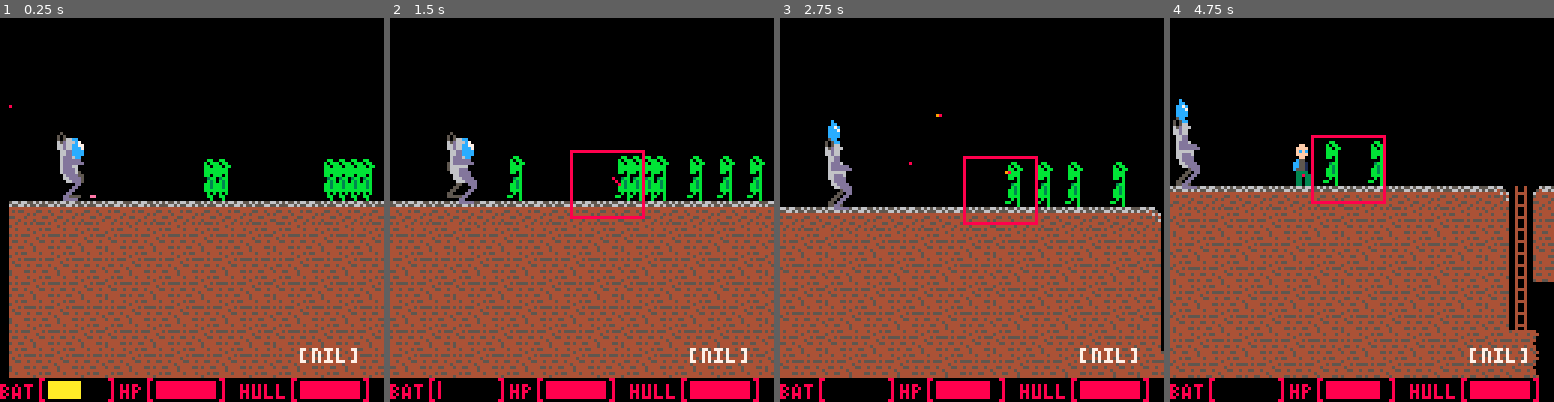
Above: before the commit, frames 1-4 (left to right).
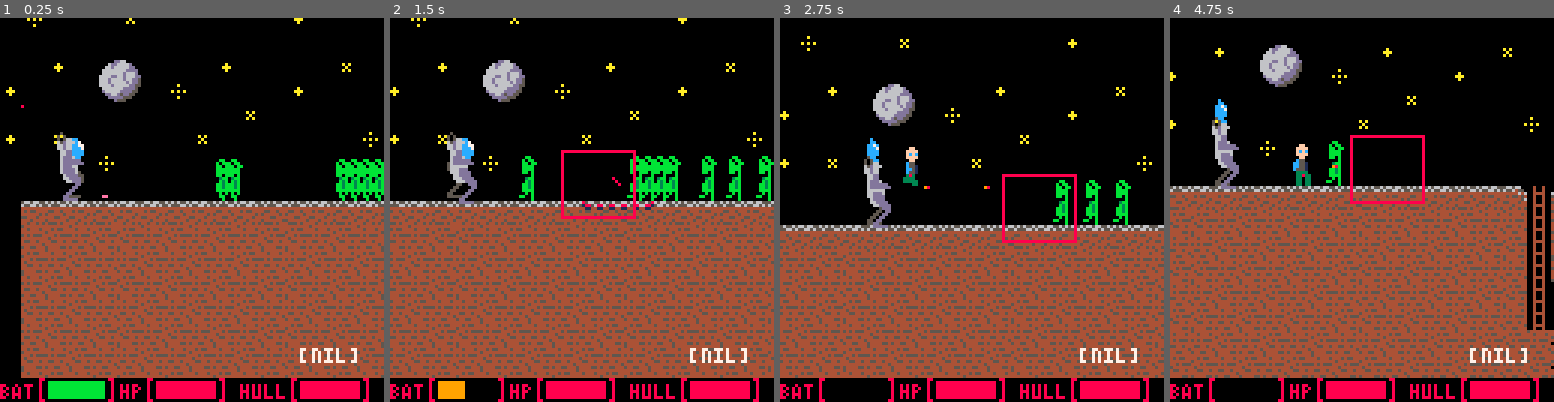
Above: after the commit, the same moments.

Repository: M2tias/LD39
Game: PICO-8 cartridge carts/mech.p8
Same seed, same stepped clock (60 frames per second), same inputs: the game is played once before the commit and once after it.
Inputs:
- Up to frame 1 (0.25 s): no input
- Up to frame 2 (1.5 s): tap X (X key) at 0.33, 1.07 s; tap O (Z key) at 0.7 s
- Up to frame 3 (2.75 s): hold Right 1.6-2.1 s; tap O (Z key) at 1.7, 2.1, 2.5 s; tap X (X key) at 1.85 s; hold Up 2.15-2.42 s; hold Right from 2.47 s (still down)
- Up to frame 4 (4.75 s): tap O (Z key) every 0.4 s from 2.9 to 4.5 s; tap X (X key) at 2.97, 4.08 s; release Right at 3.03 s; hold Left 3.08-3.58 s; hold Down 3.63-3.97 s; hold Right 4.02-4.68 s; hold Up from 4.73 s (still down)

The runs differ from the first frame. In frame 1, 18% of the frame differs, in the area x 1-100%, y 0-100%; in frame 2, 20%; in frame 3, 22%, in the area x 0-100%, y 4-100%; in frame 4, 21%.

Commit message:
Damage balancing, backdrop, targeting

Diff:
--- a/carts/mech.p8
+++ b/carts/mech.p8
@@ -6,9 +6,6 @@
 ---------
 - draw bullets for mech (use the same as char?)
 
-- levels
-	+ good spacing
-	+ battery should last if good strat is used
 - overground enemies don't stay grouped up when coming to the screen
 - overground enemies need health and mech should deal more damage than char
 
@@ -24,6 +21,11 @@
 - animate char's walking
 - animate shooting, mech --bugged to hell
 - animate walking, mech
+- remove 4th battery on one dungeon
+- levels
+	+ good spacing
+	+ battery should last if good strat is used
+- backdrop?
 
 ]]--
 
@@ -47,12 +49,19 @@
 cam.x = 64
 cam.y = 64
 
+backdrop = {}
+backdrop.x = 0
+backdrop.max_x = 55
+backdrop.y = 48
+backdrop.w = 32
+backdrop.h = 8
+
 mech = {}
 mech.x = 0
 mech.y = 0
-mech.sprx = 12 --60*8
+mech.sprx = 8 --60*8
 mech.spry = 11
-mech.battery = 6
+mech.battery = 10
 mech.hull = 10
 mech.inv_time = 2
 mech.inv_timer = 0
@@ -110,7 +119,7 @@
 					animated = true,
 					sprite = 74,
 					underground = false,
-					health = 2
+					health = 4
 				})
 				add(enemies, {
 					x = x*8+4,
@@ -122,7 +131,7 @@
 					animated = true,
 					sprite = 74,
 					underground = false,
-					health = 2
+					health = 4
 				})
 				mset(x, y, 0)
 			end
@@ -312,7 +321,11 @@
 				end
 				--todo: detect collisions
 			elseif(og_moving) then
-				enemy.x = enemy.x - 0.5
+				if(char.inside) then
+					enemy.x = enemy.x - 0.5
+				else
+					enemy.x = enemy.x - 0.75
+				end
 			end
 		end
 
@@ -483,14 +496,14 @@
 end
 
 function mech_shoot()
-	add(bullets, {x = mech.sprx, y = mech.spry+7, dir = false, damage = 2})
+	add(bullets, {x = mech.sprx, y = mech.spry+7, dir = false, damage = 4})
 	sfx(1)
 	mech.battery = mech.battery - 1
 	mech.shooting = true
 end
 
 function mech_rockets()
-	add(rockets, {x = mech.sprx, y = mech.spry+1, dx = mech.sprx + 100, dy = mech.spry-mech.height, step = 1, explode = false, damage = 4})
+	add(rockets, {x = mech.sprx, y = mech.spry+1, dx = mech.sprx + 100, dy = mech.spry-mech.height, step = 1, explode = false, damage = 8})
 	sfx(1)
 	mech.battery = mech.battery - 2
 	mech.shooting = true
@@ -604,14 +617,19 @@
 	if(char.inside) then
 		cam.x = mech.sprx-20
 		cam.y = mech.spry-40
-		camera(cam.x, cam.y) -- todo hysteresis
 	else
 		cam.x = char.x-40
 		cam.y = char.y-40
-		camera(cam.x, cam.y) -- todo hysteresis
-	end
-
-	map(0, 0, 0, 0, 128, 32)
+	end
+
+	-- backdrop
+	camera(0, cam.y)
+	map(0, backdrop.y, -backdrop.x, -32, backdrop.w, backdrop.h)
+	backdrop.x = 0.1*cam.x
+
+	camera(cam.x, cam.y) -- todo hysteresis
+
+	map(0, 0, 0, 0, 128, 44)
 	--map(mech.x, mech.y, 0, 0, 16, 16)
 	--debug/animation stuff
 	step = (step + 1) % 2
@@ -653,6 +671,13 @@
 			spr(72, mech.sprx, mech.spry+4)
 		end
 		spr(73, mech.sprx-1, mech.spry-2)
+	end
+
+	-- rocket targeting system
+	if(mech.battery > 0 and fstep == 0 and char.inside) then
+		spr(121, mech.sprx+44, 3*8+5)
+		spr(122,  mech.sprx+52, 3*8+5)
+		spr(123,  mech.sprx+60, 3*8+5)
 	end
 
 	-- battery
@@ -885,168 +910,168 @@
 
 
 __gff__
-0001010101010108000000000000000000010100000000000000000000000000000101000000000000000000000000000000000000000000000000000000000000000000000000000000100000400204000000000000000000000000000000000000000000000000000020000000000000000000000000000000000000000000
+0001010101010108000000000000000000010100000000000000000000000000000101000000000080808080808000000000000000000000010101010101000000000000000000000000100000400204000000000000000000000000000000000000000000000000000020000000000000000000000000000000000000000000
 0000000000000000000000000000000000000000000000000000000000000000000000000000000000000000000000000000000000000000000000000000000000000000000000000000000000000000000000000000000000000000000000000000000000000000000000000000000000000000000000000000000000000000
 __map__
 0000000000000000000000000000000000000000000000000000000000000000000000000000000000000000000000000000000000000000000000000000000000000000000000000000000000000000000000000000000000000000000000000000000000000000000000000000000000000000000000000000000000000000
 0000000000000000000000000000000000000000000000000000000000000000000000000000000000000000000000000000000000000000000000000000000000000000000000000000000000000000000000000000000000000000000000000000000000000000000000000000000000000000000000000000000000000000
-00000000000000004a000000004a4a004a4a000000000000000000000000000000000000004a4a4a00004a00004a4a4a00000000000000000000004a4a00004a4a4a4a004a0000000000000000000000000000000000000000000000000000000000000000000000000000000000000000000000000000000000000000000000
-0000004d000000000000000000000000000000004d00000000000000004d00000000000000000000000000004d0000000000004d000000000000000000000000004d0000000000000000000000000000000000000000000000000000000000000000000000000000000000000000000000000000000000000000000000000000
-0102010201010201020102020102010201114e21021200220201020102010201020112002201020102010201114e210201020102110022114e2102010202020102014e01021100000022010201020102010201020102010201020102010201020102010201020102010201020102010201020102010201020102010201020102
-0304030404030403040304040304030403034e03040300030403040304030403040304000403040304030403044e040304040304030003044e0304030304040304034e03040400000004030403040304030403040304030403040304030403040304030403040304030403040304030403040304030403040304030403040304
-0403040303040304030403030403040304044e04030400040304030403040304030403000304030400000000034e0300000000000000044e4e0403040403000000004e00030307000003040304030403040304030403040304030403040304030403040304030403040304030403040304030403040304030403040304030403
-0304030404030403040304040304030403034e03040300030403040304030403040304000403040000000000044e0400000000000000034e4e03040303044e6a6a6a4e6a040403000004030403040304030403040304030403040304030403040304030403040304030403040304030403040304030403040304030403040304
-0403040303040304030403030403040304044e00000000040304030403040304030403000304000000040000034e0300074f07000700044e0304030404034e0403040304030300000003040304030403040304030403040304030403040304030403040304030403040304030403040304030403040304030403040304030403
-0304030404030403040304040304030403034e00000707030403040304030403040304000000000004030000044e0400040403040304034e0403040303044e0304030403040400000004030403040304030403040304030403040304030403040304030403040304030403040304030403040304030403040304030403040304
-040304030304030403040303040304030404032433030403040304040304030403040300004f000403040000034e0300030304000000004e0304030404034e0403040304030300000003040304030403040304030403040304030403040304030403040304030403040304030403040304030403040304030403040304030403
-0304030404030403040304040304030403030424000000000000000000030403040304030403040304000000044e0400040400004f6a006a0403040303044e0304030403040400000004030403040304030403040304030403040304030403040304030403040304030403040304030403040304030403040304030403040304
-040304030304030403040303040304030404032400000000004f4f4f6a0403040304030403040304004f0000034e03000300006a040304030304030404034e0403040304030300070703040304030403040304030403040304030403040304030403040304030403040304030403040304030403040304030403040304030403
-030403040403040304030404030403040303040304030703040304030403040304030403040304004f030000044e040000006a04034e0000000000000000000304030403040400040304030403040304030403040304030403040304030403040304030403040304030403040304030403040304030403040304030403040304
-0403040303040304030403030403040304040304030403040304030403040304030403040304030003040707034e0300006a0403044e6a6a6a6a6a6a6a6a6a0403040304030300000003040304030403040304030403040304030403040304030403040304030403040304030403040304030403040304030403040304030403
-0304030404030403040304040304030403030304040304030403040403030403040304030403040004030403044e044f00040304034e0304040304030404040304030403040400000004030403040304030403040304030403040304030403040304030403040304030403040304030403040304030403040304030403040304
-0403040303040304030403030403040304040403040403040304030304040304030403040304030000000000004e030403030403044e0403030403040303030403040304030300000003040304030403040304030403040304030403040304030403040304030403040304030403040304030403040304030403040304030403
-0304030404030403040304040304030403030404030404030403040403030403040304030403040000006a00004e040304040304034e0304040304030404040304030403040400000004030403040304030403040304030403040304030403040304030403040304030403040304030403040304030403040304030403040304
-04030403030403040304030304030403040403040304030403040304030403040304030403040304030403040304030403030403044e0000000000000000000003040304030300000003040304030403040304030403040304030403040304030403040304030403040304030403040304030403040304030403040304030403
-03040304040304030403040403040304030304030403040304030403040304030403040304030403040304030403040300000000004e0000000000000000000000030403040400000004030403040304030403040304030403040304030403040304030403040304030403040304030403040304030403040304030403040304
-04030403030403040304030304030403040304030304030403040304030403040403040304030403040304030000000000000000004e4f6a6a6a6a6a6a6a000000040304030307000003040304030403040304030403040304030403040304030403040304030403040304030403040304030403040304030403040304030403
-03040303040403040304030403040304030403040304030403040304030403040304030403040304030403044e004f004f04040303040304030303040303000000000004030403000004030403040304030403040304030403040304030403040304030403040304030403040304030403040304030403040304030403040304
-04030403040304030403040304030403040304030403040304030403040304030403040304030403040304034e030403040304030403040304030403040300004f000000040300000003040304030403040304030403040304030403040304030403040304030403040304030403040304030403040304030403040304030403
-03040304030403040304030403040304030403040304030403040304030403040304030403040304030403044e0403040304030403030403040403040304000003000000000400000004030403040304030403040304030403040304030403040304030403040304030403040304030403040304030403040304030403040304
-04030403040304030403040304030403040304030403040304030403040304030403040304030403040304034e0000000000000000000000000000000000000003000000000300000003040304030403040304030403040304030403040304030403040304030403040304030403040304030403040304030403040304030403
-03040304030403040304030403040304030403040304030403040304030403040304030403040304030403044e0000000000000000000000000000000000000303000300000000000004030403040304030403040304030403040304030403040304030403040304030403040304030403040304030403040304030403040304
-0403040304030403040304030403040304030403040304030403040304030403040304030403040304030403040304030403040307070707070707070707070704000400000000000703040304030403040304030403040304030403040304030403040304030403040304030403040304030403040304030403040304030403
-0304030403040304030403040304030403040304030403040304030403040304030403040304030403040304030403040304030403040304030403040304030403070307030000070304030403040304030403040304030403040304030403040304030403040304030403040304030403040304030403040304030403040304
-0403040304030403040304030403040304030403040304030403040304030403040304030403040304030403040304030403040304030403040304030403040304030403040304030403040304030403040304030403040304030403040304030403040304030403040304030403040304030403040304030403040304030403
+00000000000000004a000000004a4a004a4a000000000000000000000000000000000000004a4a4a00004a00004a4a4a00000000000000000000004a4a00004a4a4a4a004a000000004a00004a00004a00004a00004a00000000004a4a4a4a4a4a4a4a4a4a4a0000000000000000000000000000000000000000000000000000
+0000004d000000000000000000000000000000004d00000000000000004d00000000000000000000000000004d0000000000004d000000000000000000004d000000004d000000000000000000004d00000000004d0000000000004d000000000000000000000000000000000000000000000000000000000000000000000000
+0102010201010201020102020102010201114e21021200220201020102010201020112002201020102010201114e210201020102110022114e2102010202020102014e010211000021020102014e0102010201020102010201020102010201020102010201021100000000000022010201020102010201020102010201020102
+0304030404030403040304040304030403034e03040300030403040304030403040304000403040304030403044e040304040304030003044e0304030304040304034e030404000000040304034e0304030403040304030403040304030403040304030403040323000000003303040304040304030403040304030403040304
+0403040303040304030403030403040304044e04030400040304030403040304030403000304030400000000034e0300000000000000044e4e0403040403000000004e000303070000030403044e0403040304030403040304030403040304030403040304030424000000003404030403030403040304030403040304030403
+0304030404030403040304040304030403034e03040300030403040304030403040304000403040000000000044e0400000000000000034e4e03040303044e6a6a6a4e6a0404030000040304034e0304030403040304030403040304030403040304030403040323000000003303040304040304030403040304030403040304
+0403040303040304030403030403040304044e00000000040304030403040304030403000304000000040000034e0300074f07000700044e0304030404034e04030403040303000000030403044e4e03040304030403040304030403040304030403040304030424000000003404030404030403040304030403040304030403
+0304030404030403040304040304030403034e00000707030403040304030403040304000000000004030000044e0400040403040304034e0403040303044e03040304030404000000040304034e4e04030403040304030403040304030403040304030403040323000000003304030403040304030403040304030403040304
+040304030304030403040303040304030404032433030403040304040304030403040300004f000403040000034e0300030304000000004e0304030404034e0403040304030300000003040304004e03040304030403040304030403040304030403040304030423000000003403040304030403040304030403040304030403
+0304030404030403040304040304030403030424000000000000000000030403040304030403040304000000044e0400040400004f6a006a0403040303044e0304030403040400000004030403004e04030403040304030403040304030403040304030403040324000000003304030403040304030403040304030403040304
+040304030304030403040303040304030404032400000000004f4f4f6a0403040304030403040304004f0000034e03000300006a040304030304030404034e0403040304030300070703040304004e03040304030403040304030403040304030403040304030424000000003303040304030403040304030403040304030403
+030403040403040304030404030403040303040304030703040304030403040304030403040304004f030000044e040000006a04034e0000000000000000000304030403040400040304030403004e04030403040304030403040304030403040304030403040323000000003404030403040304030403040304030403040304
+0403040303040304030403030403040304040304030403040304030403040304030403040304030003040707034e0300006a0403044e6a6a6a6a6a6a6a6a6a0403040304030300000003040304004e03040304030403040304030403040304030403040304030424000000003303040304030403040304030403040304030403
+0304030404030403040304040304030403030304040304030403040403030403040304030403040004030403044e044f00040304034e0304040304030404040304030403040400000004030403004e04030403040304030403040304030403040304030403040323000000003404030403040304030403040304030403040304
+0403040303040304030403030403040304040403040403040304030304040304030403040304030000000000004e030403030403044e0403030403040303030403040304030300000003040304004e03040304030403040304030403040304030403040304030423000000003303040304030403040304030403040304030403
+0304030404030403040304040304030403030404030404030403040403030403040304030403040000006a00004e040304040304034e0304040304030404040304030403040400000004000000004e00000003040304030403040304030403040304030403040324000000003404030403040304030403040304030403040304
+04030403030403040304030304030403040403040304030403040304030403040304030403040304030403040304030403030403044e00000000000000000000030403040303000000036a6a6a00006a6a0004030403040304030403040304030403040304030424000000003303040304030403040304030403040304030403
+03040304040304030403040403040304030304030403040304030403040304030403040304030403040304030403040300000000004e0000000000000000000000030403040400000004030403040304034e03040304030403040304030403040304030403040323000000003304030403040304030403040304030403040304
+04030403030403040304030304030403040304030304030403040304030403040403040304030403040304030000000000000000004e4f6a6a6a6a6a6a6a000000040304030307000003000000000000000004030403040304030403040304030403040304030424000000003403040304030403040304030403040304030403
+03040303040403040304030403040304030403040304030403040304030403040304030403040304030403044e0000004f0404030304030403030304030300000000000403040300000400006a6a6a6a6a0003040304030403040304030403040304030403040323000000003304030403040304030403040304030403040304
+04030403040304030403040304030403040304030403040304030403040304030403040304030403040304034e030403040304030403040304030403040300004f0000000403000000034e0304030403040304030403040304030403040304030403040304030423000000003403040304030403040304030403040304030403
+03040304030403040304030403040304030403040304030403040304030403040304030403040304030403044e04030403040304030304030404030403040000030000000004000000044e0403040304030403040304030403040304030403040304030403040324191a1b1c3304030403040304030403040304030403040304
+04030403040304030403040304030403040304030403040304030403040304030403040304030403040304034e0000000000000000000000000000000000000003000000000300000003000000000403040304030403040304030403040304030403040304030428292a2b2c0003040304030403040304030403040304030403
+03040304030403040304030403040304030403040304030403040304030403040304030403040304030403044e0000000000000000000000000000000000000003000300000000000004006a00000000000000000000000000000004030403040304030403040338393a3b3c3d04030403040304030403040304030403040304
+040304030403040304030403040304030403040304030403040304030403040304030403040304030403040304030403040304030404070707070707070707070400040000000000070304030400000000000000000000004f4f4f03040304030403040304030403040304030403040304030403040304030403040304030403
+0304030403040304030403040304030403040304030403040304030403040304030403040304030403040304030403040304030403040304030403040304030403070307030000070304030403006a00000400040004000403040304030403040304030403040304030403040304030403040304030403040304030403040304
+0403040304030403040304030403040304030403040304030403040304030403040304030403040304030403040304030403040304030403040304030403040304030403040304030403040304030403070707070707070704030403040304030403040304030403040304030403040304030403040304030403040304030403
 0304030403040304030403040304030403040304030403040304030403040304030403040304030403040304030403040304030403040304030403040304030403040304030403040304030403040304030403040304030403040304030403040304030403040304030403040304030403040304030403040304030403040304
 0403040304030403040304030403040304030403040304030403040304030403040304030403040304030403040304030403040304030403040304030403040304030403040304030403040304030403040304030403040304030403040304030403040304030403040304030403040304030403040304030403040304030403
-0000000000000000000000000000000000000000000000000000000000000000000000000000000000000000000000000000000000000000000000000000000000000000000000000000000000000000000000000000000000000000000000000000000000000000000000000000000000000000000000000000000000000000
-…(130 lines of a section not shown)…
+0000000000000000000000000000000000000000000000000000000000000000000000000000000000000000000000000000000000000000000000000000000000000000000000000000000000000000000000000000000000000000000000000304030403040304030403040304030403040304030403040000000000000000
+…(130 lines of a section not shown)…
Not shown, changed: 45 lines of the sprite sheet (__gfx__) section of carts/mech.p8
Not shown, changed: config.txt
